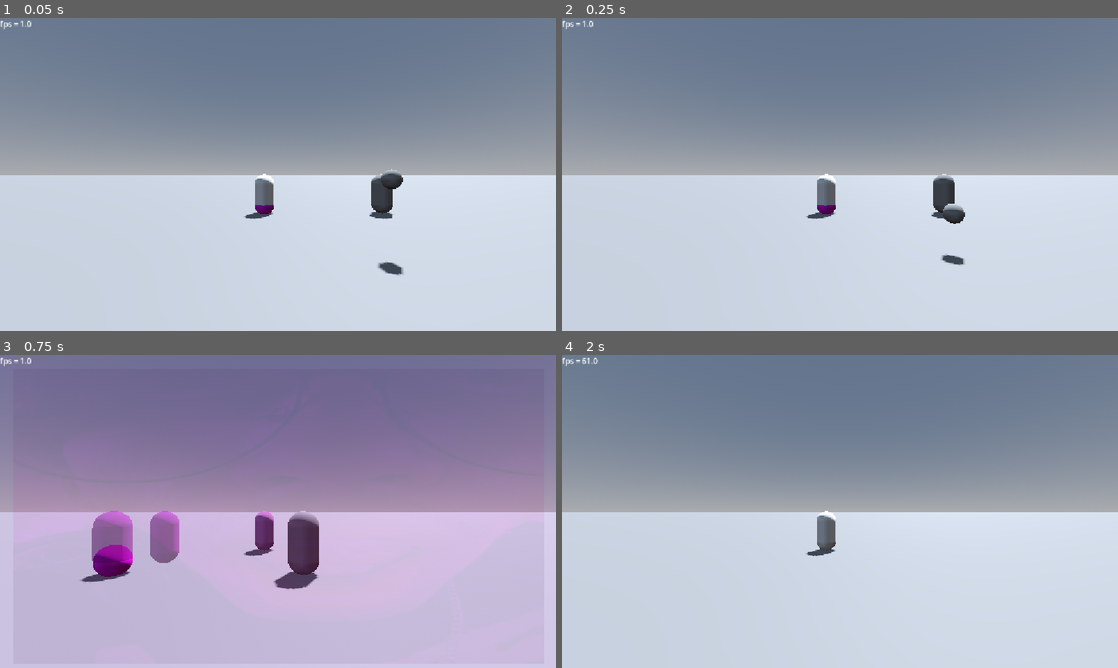
Above: before the commit, frames 1-4 (two rows, left to right).
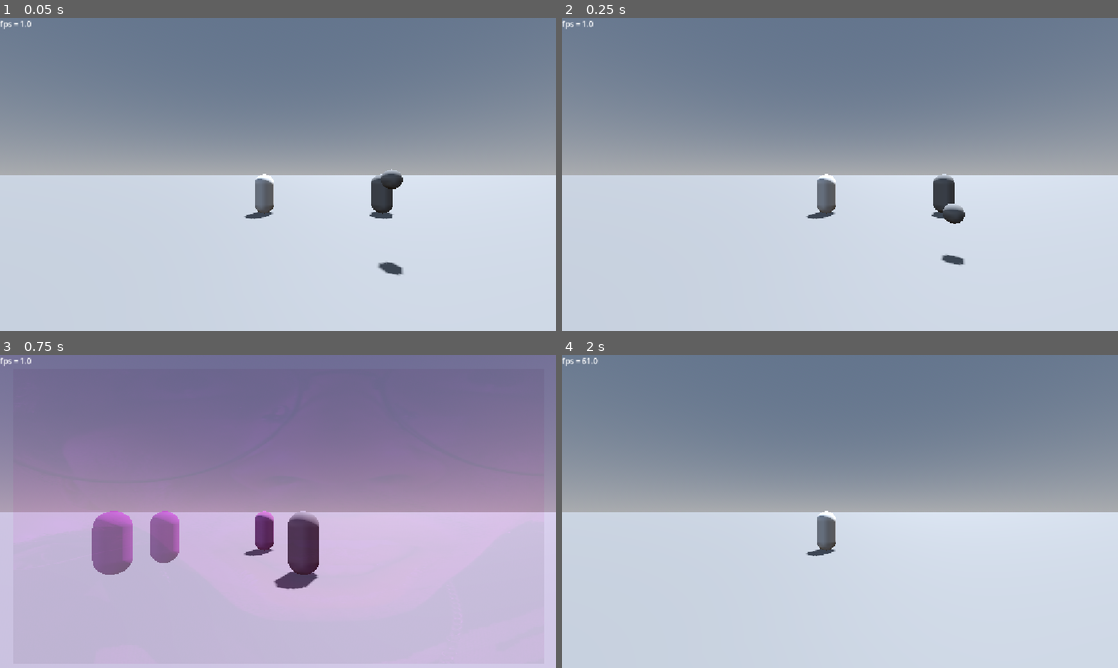
Above: after the commit, the same moments.

Repository: mrgarso/azure-latch
Game: Godot game, scene res://scenes/map.tscn
Same seed, same stepped clock (60 frames per second), same inputs: the game is played once before the commit and once after it.
Inputs (mouse positions are in pixels of both pictures, inside the frame that each line leads up to):
- Up to frame 1 (0.05 s): no input
- Up to frame 2 (0.25 s): no input
- Up to frame 3 (0.75 s): move the mouse to (400, 495) at 0.52 s; tap 1 (1) at 0.6 s
- Up to frame 4 (2 s): tap A (a) at 0.8, 1.35 s; move the mouse to (728, 527) at 1.27 s; tap D (d) at 1.55 s

The runs differ from the first frame. In frame 1, less than 0.1% of the frame differs, in the area x 45-50%, y 59-63%; in frame 2, less than 0.1%; in frame 3, 0.7%, in the area x 14-24%, y 60-73%; in frame 4, nothing differs.

Commit message:
arreglo final (por ahora) de la pelota

Diff:
--- a/scenes/player.tscn
+++ b/scenes/player.tscn
@@ -25,18 +25,12 @@
 [sub_resource type="LabelSettings" id="LabelSettings_g4v7s"]
 font_size = 34
 
-[sub_resource type="StandardMaterial3D" id="StandardMaterial3D_yf5fn"]
-albedo_color = Color(1, 0, 1, 1)
-
-[sub_resource type="SphereMesh" id="SphereMesh_g4v7s"]
-
-[node name="player" type="CharacterBody3D" unique_id=1029011470 node_paths=PackedStringArray("ball_holder", "spring_arm_3d", "grab_ball_area", "ball_aim", "fps_label")]
+[node name="player" type="CharacterBody3D" unique_id=1029011470 node_paths=PackedStringArray("ball_holder", "spring_arm_3d", "grab_ball_area", "fps_label")]
 collision_layer = 2
 script = ExtResource("1_3vyb7")
 ball_holder = NodePath("ball_holder")
 spring_arm_3d = NodePath("shoulder/SpringArm3D")
 grab_ball_area = NodePath("grab_ball_area")
-ball_aim = NodePath("ball_aim")
 fps_label = NodePath("screen_effects/fps_label")
 
 [node name="MeshInstance3D" type="MeshInstance3D" parent="." unique_id=510798569]
@@ -65,7 +59,7 @@
 kick_strengths = Array[float]([10.0, 25.0, 75.0])
 ball_holder = NodePath("../ball_holder")
 player = NodePath("..")
-ball_aim = NodePath("../ball_aim")
+ball_aim = NodePath("")
 
 [node name="CollisionShape3D" type="CollisionShape3D" parent="grab_ball_area" unique_id=1180036576]
 shape = SubResource("SphereShape3D_tuyoq")
@@ -171,12 +165,6 @@
 text = "this is a test"
 label_settings = SubResource("LabelSettings_g4v7s")
 
-[node name="ball_aim" type="MeshInstance3D" parent="." unique_id=929626886]
-transform = Transform3D(1, 0, 0, 0, 1, 0, 0, 0, 1, 0, 0.43686712, 0)
-top_level = true
-material_override = SubResource("StandardMaterial3D_yf5fn")
-mesh = SubResource("SphereMesh_g4v7s")
-
 [connection signal="area_entered" from="grab_ball_area" to="grab_ball_area" method="_on_area_entered"]
 [connection signal="area_exited" from="grab_ball_area" to="grab_ball_area" method="_on_area_exited"]
 [connection signal="text_changed" from="CanvasLayer/console/console_typer" to="CanvasLayer/console" method="_on_console_typer_text_changed"]
--- a/scripts/ball/ball.gd
+++ b/scripts/ball/ball.gd
@@ -23,6 +23,7 @@
 	mat.vertex_color_use_as_albedo = true
 	mat.transparency = BaseMaterial3D.TRANSPARENCY_ALPHA
 	mat.shading_mode = BaseMaterial3D.SHADING_MODE_UNSHADED
+	mat.cull_mode = BaseMaterial3D.CULL_DISABLED
 	trajectory_mesh.material_override = mat
 	trajectory_mesh.visible = false
 	trajectory_mesh.top_level = true
@@ -81,7 +82,7 @@
 
 	return points
 
-func build_traj_mesh(points: PackedVector3Array, traj_radius := 0.9, sides := 4, color := Color(1,0,1)) -> ArrayMesh:
+func build_traj_mesh(points: PackedVector3Array, traj_radius := 1.0, sides := 4, color := Color(1,0,1)) -> ArrayMesh:
 	if points.size() < 2:
 		return ArrayMesh.new()
 
@@ -90,6 +91,7 @@
 
 	var last := points.size() - 1
 	var rings : Array[PackedVector3Array] = []
+	var ring_radii: Array[float] = []
 
 	for i in points.size():
 		var p := points[i]
@@ -106,10 +108,16 @@
 		var right := dir.cross(up_ref).normalized()
 		var up := right.cross(dir).normalized()
 
+		var safe_radius := traj_radius
+		if i > 0 and i < last:
+			var curvature_r := local_curvature_radius(points[i - 1], p, points[i + 1])
+			safe_radius = min(traj_radius, curvature_r * 0.9)
+		ring_radii.append(safe_radius)
+
 		var ring := PackedVector3Array()
 		for s in sides:
 			var angle := (TAU * s)/sides
-			var offset :Vector3= (right * cos(angle) + up * sin(angle)) * traj_radius
+			var offset :Vector3= (right * cos(angle) + up * sin(angle)) * safe_radius
 			ring.append(p + offset)
 		rings.append(ring)
 
@@ -139,3 +147,14 @@
 
 func apply_impulse(direction := Vector3.ZERO):
 	velocity += direction
+
+func local_curvature_radius(p0 := Vector3(), p1 := Vector3(), p2 := Vector3()) -> float:
+	var a := p0.distance_to(p1)
+	var b := p1.distance_to(p2)
+	var c := p2.distance_to(p0)
+	var s := (a + b + c) / 2.0
+	var area_sq := s * (s - a) * (s - b) * (s - c)
+	if area_sq <= 0.0001:
+		return INF
+	var area := sqrt(area_sq)
+	return (a * b * c) / (4.0 * area)
--- a/scripts/player.gd
+++ b/scripts/player.gd
@@ -7,8 +7,6 @@
 @export var ball_holder: Node3D
 @export var spring_arm_3d: SpringArm3D
 @export var grab_ball_area: Area3D
-@export var volley_area: Area3D
-@export var ball_aim: MeshInstance3D
 @export var fps_label: Label
 var can_move := true:
 	set(value):
--- a/scripts/skills/skill_builder.gd
+++ b/scripts/skills/skill_builder.gd
@@ -64,45 +64,30 @@
 	var aim_dir := (target.transform.basis * direction).normalized()
 	var final_direction := -aim_dir * force
 	var ball_traj := PackedVector3Array()
-	var ball_traj_range := 120
-	#var ball_traj_inbetween := 5.0
-	var ball_traj_width := 0.01
+	var ball_traj_range := 240
+	var ball_traj_width := 0.05
 
 	ball_traj = subject.predict_trajectory(subject.global_position, final_direction, ball_traj_range/60.0, 1/60.0, speed)
 
-	var traj_shortened := 4
+	var traj_shortened := 2.5
+
 	var step_size := int(pow(2,traj_shortened))
 
 	var traj_ball_traj := PackedVector3Array()
 
 	for i in range(0, ball_traj.size(), step_size):
 		traj_ball_traj.append(ball_traj[i])
-	print(traj_ball_traj.size())
-
 	subject.trajectory_mesh.mesh = subject.build_traj_mesh(traj_ball_traj, ball_traj_width)
 	subject.trajectory_mesh.visible = true
 
-	#for i in ball_traj.size() / ball_traj_inbetween:
-		#var clone := target.ball_aim.duplicate()
-		#get_tree().current_scene.add_child(clone)
-		#clone.global_position = ball_traj[i * ball_traj_inbetween]
-		#clone.scale *= 0.2
-		#delete(clone, 0.025)
 
-	target.ball_aim.global_position = ball_traj[ball_traj.size() - 2]
 
 	if unattach:
-		#for i in ball_traj.size() / ball_traj_inbetween:
-			#var clone := target.ball_aim.duplicate()
-			#get_tree().current_scene.add_child(clone)
-			#clone.global_position = ball_traj[i * ball_traj_inbetween]
-			#clone.scale *= 0.2
-			#delete(clone, ball_traj_range/60)
 		subject.current_owner = null
 		subject.last_owner = target
 		subject.apply_impulse(final_direction)
 		target.grab_ball_area.ball = null
-		fade_and_hide(subject.trajectory_mesh)
+		fade_and_hide(subject.trajectory_mesh, 2.0)
 
 func fade_and_hide(mesh_inst: MeshInstance3D, duration := 0.5) -> void:
 	var mat := mesh_inst.material_override as StandardMaterial3D
